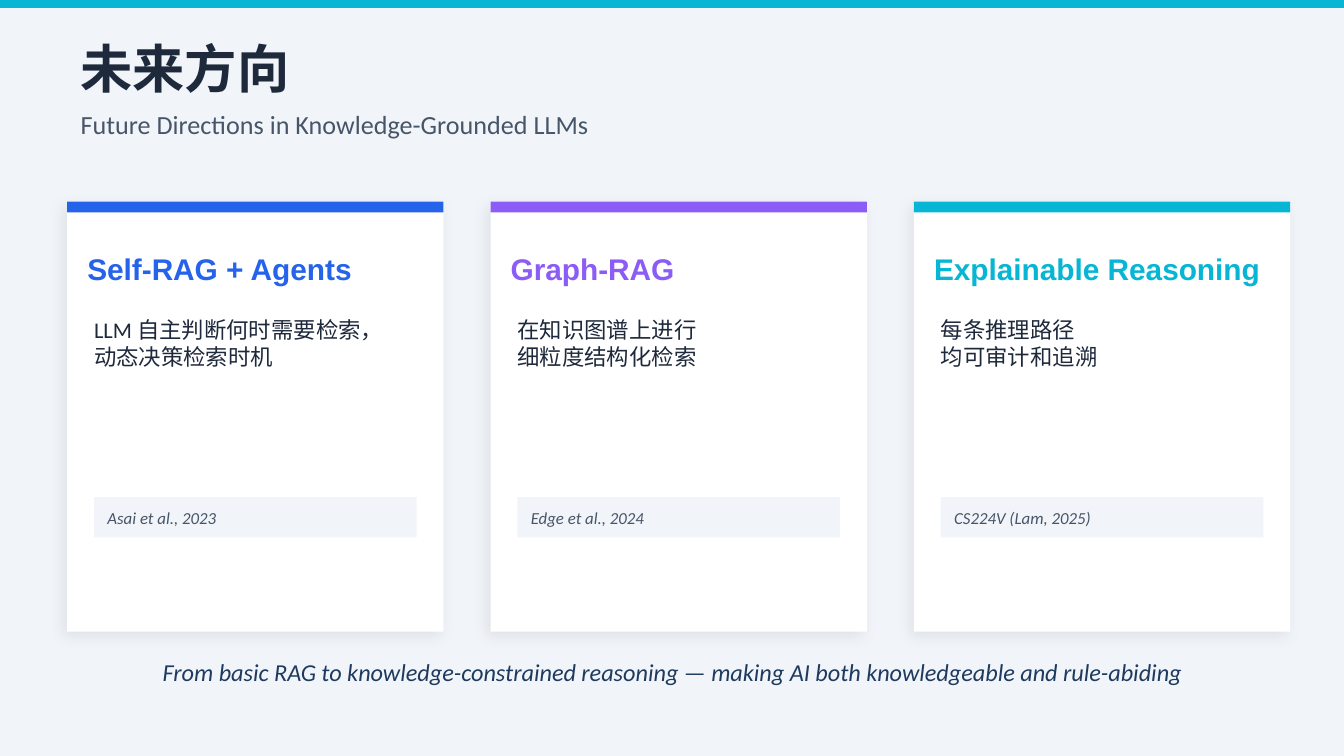
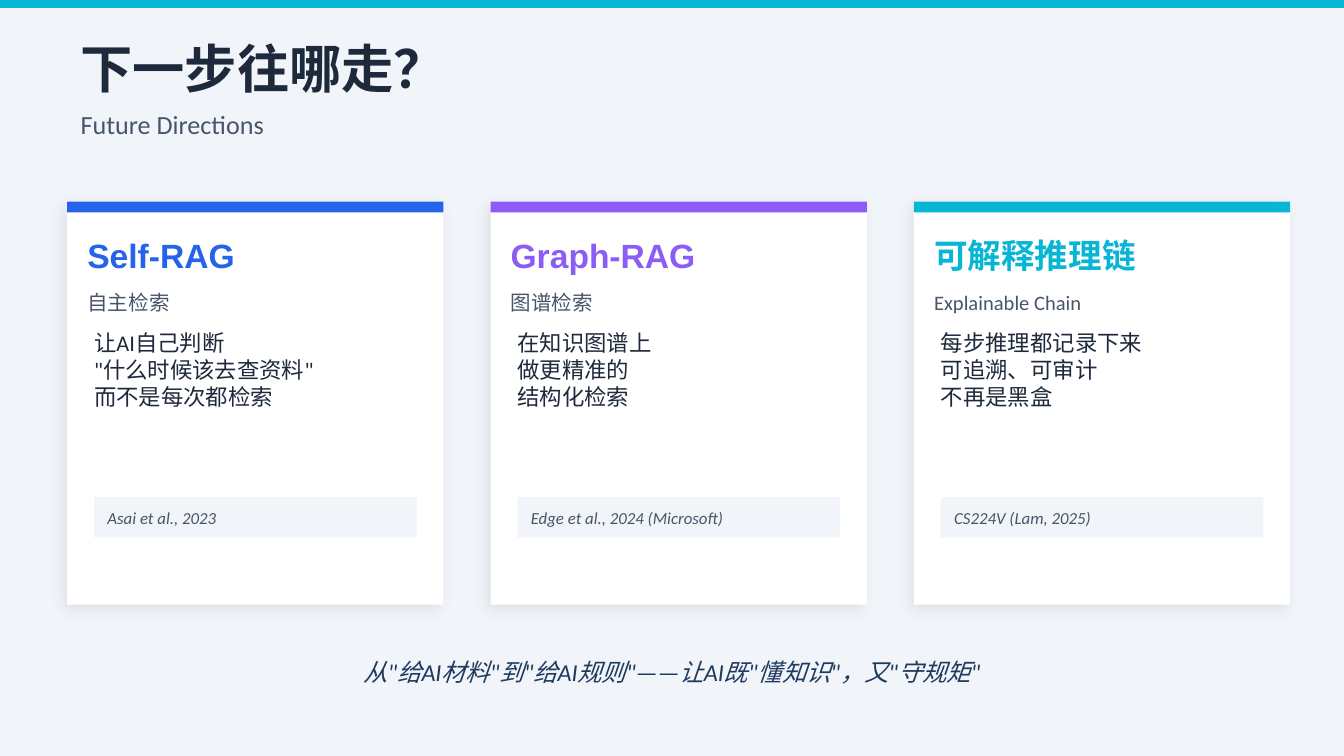
Before and after one commit to wang-minghan/notbook, a slide deck: slide 11 of 工作/面试准备/试讲_PPT.pptx. Drawn at 1344x756 pixels with LibreOffice and Linux fonts; fonts in the diff are those of the drawing. Boxes give left, top, right and bottom in pixels: in the first picture for what was removed or moved away, otherwise in the second. Text is boxed around its words. In the diff, an @@ line names an element or a change of style, - is before the commit and + after.

```diff
--- a/工作/面试准备/试讲_PPT.pptx
+++ b/工作/面试准备/试讲_PPT.pptx
@@ text at (81, 43, 446, 93): text changed @@
-未来方向
+下一步往哪走？
@@ text at (81, 116, 264, 134): text changed @@
-Future Directions in Knowledge-Grounded LLMs
+Future Directions
@@ rectangle: place and size @@
-rectangle at (67, 202, 444, 632)
+rectangle at (67, 202, 444, 605)
@@ rectangle: place and size @@
-rectangle at (491, 202, 867, 632)
+rectangle at (491, 202, 867, 605)
@@ rectangle: place and size @@
-rectangle at (914, 202, 1290, 632)
+rectangle at (914, 202, 1290, 605)
@@ text "Graph-RAG": place and size @@
-text "Graph-RAG" at (511, 258, 675, 286)
+text "Graph-RAG" at (511, 243, 696, 274)
@@ text "Graph-RAG" at (511, 243, 696, 274): size 16 to 18 pt @@
@@ text added at (934, 239, 1136, 271), 18 pt, text #06B6D4, bold @@
+可解释推理链
@@ text at (87, 243, 234, 269): text changed; size 16 to 18 pt @@
-Self-RAG + Agents
+Self-RAG
@@ text added at (87, 292, 169, 312), 11 pt, text #475569 @@
+自主检索
@@ text added at (511, 292, 593, 312), 11 pt, text #475569 @@
+图谱检索
@@ text at (934, 295, 1081, 314): text changed; size 16 to 11 pt; font Arial to Calibri; text colour #06B6D4 to #475569; bold off @@
-Explainable Reasoning
+Explainable Chain
@@ text removed at (94, 319, 383, 367) @@
-LLM 自主判断何时需要检索，
-动态决策检索时机
@@ text added at (94, 332, 314, 407), 12 pt, text #1E293B @@
+让AI自己判断
+"什么时候该去查资料"
+而不是每次都检索
@@ text at (517, 332, 651, 407): text changed @@
-在知识图谱上进行
-细粒度结构化检索
+在知识图谱上
+做更精准的
+结构化检索
@@ text at (941, 332, 1143, 407): text changed @@
-每条推理路径
-均可审计和追溯
+每步推理都记录下来
+可追溯、可审计
+不再是黑盒
@@ text at (531, 512, 723, 527): text changed @@
-Edge et al., 2024
+Edge et al., 2024 (Microsoft)
@@ text at (363, 660, 971, 684): text changed @@
-From basic RAG to knowledge-constrained reasoning — making AI both knowledgeable and rule-abiding
+从"给AI材料"到"给AI规则"——让AI既"懂知识"，又"守规矩"
```
Also in this commit, not shown: 4 other slides changed, 7 slides added, 7 slides removed, 2 other files.
